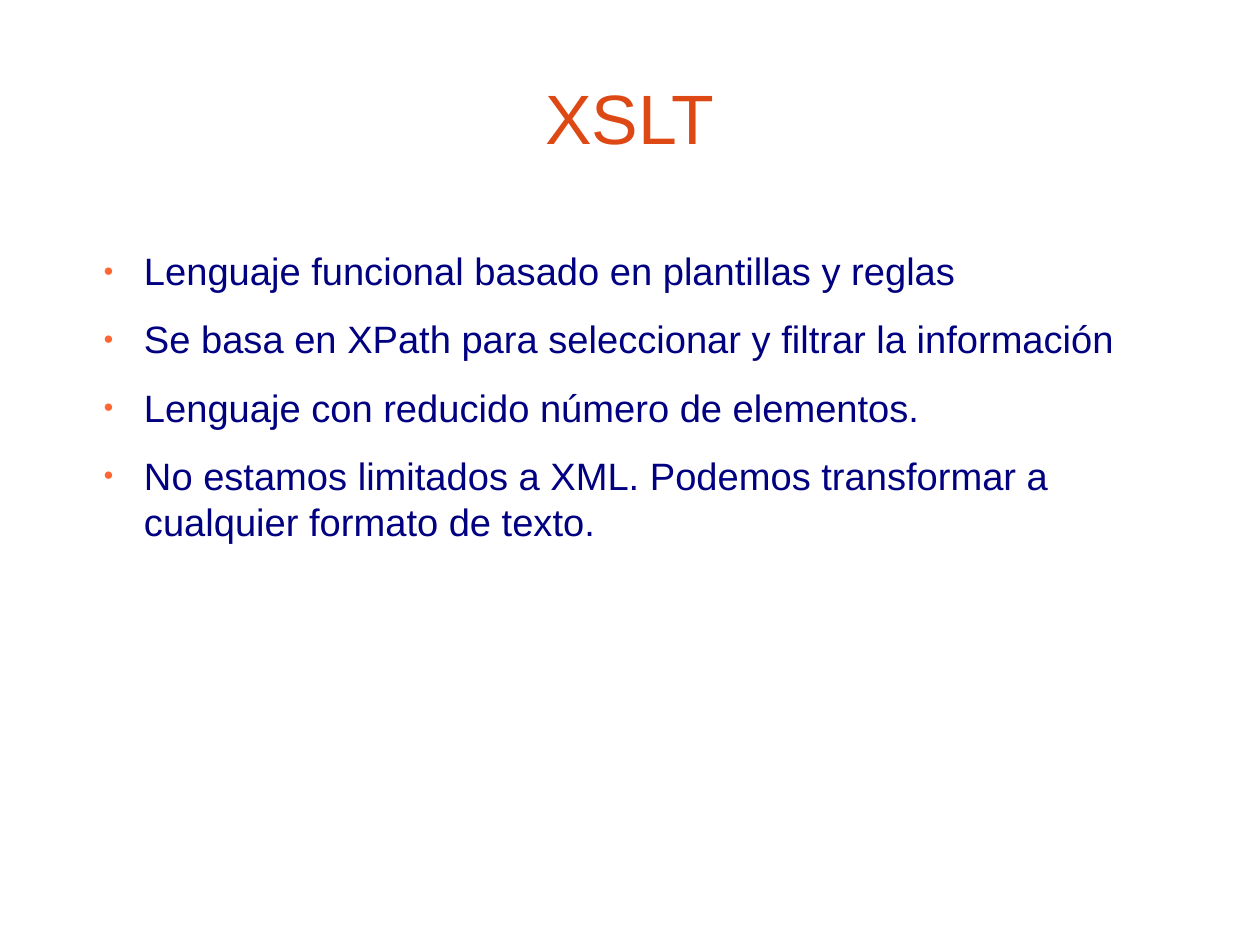
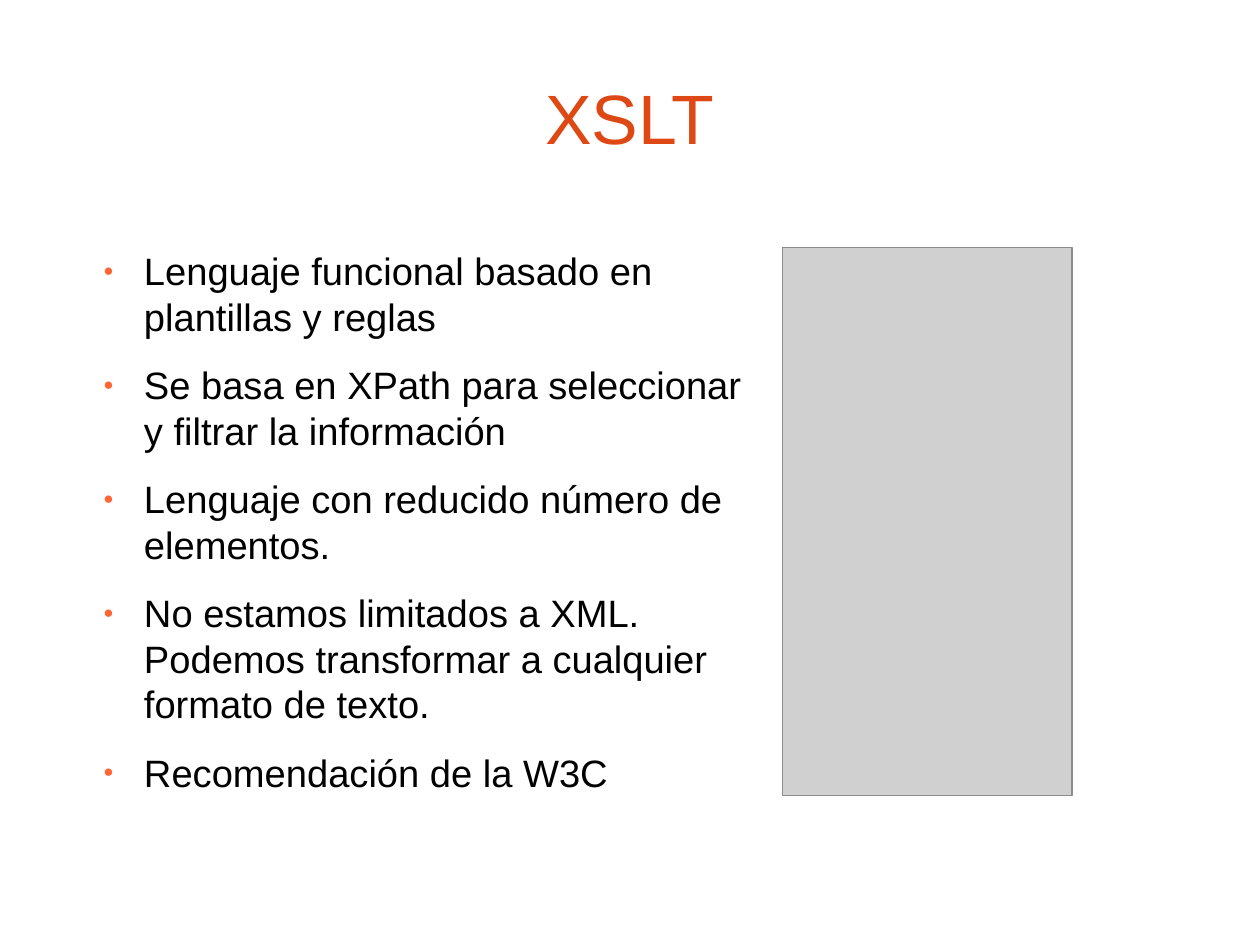
Before and after one commit to jpuerto/barcampes2012-cocoon, a slide deck: slide 10 of presentacion/Procesamiento de XML con Apache Cocoon 3.0.odp. Drawn at 1260x945 pixels with LibreOffice and Linux fonts; fonts in the diff are those of the drawing; grey boxes stand for pictures; background and template pictures are left out. Boxes give left, top, right and bottom in pixels: in the first picture for what was removed or moved away, otherwise in the second. Text is boxed around its words. In the diff, an @@ line names an element or a change of style, - is before the commit and + after.

```diff
--- a/presentacion/Procesamiento de XML con Apache Cocoon 3.0.odp
+++ b/presentacion/Procesamiento de XML con Apache Cocoon 3.0.odp
@@ text at (144,257,741,719): text colour #000080 to #000000 @@
@@ picture added at (782,248,1072,797) @@
@@ text at (144,759,608,788): paragraph added @@
+● Recomendación de la W3C
```
Also in this commit, not shown: 4 other slides changed, 13 slides added.
